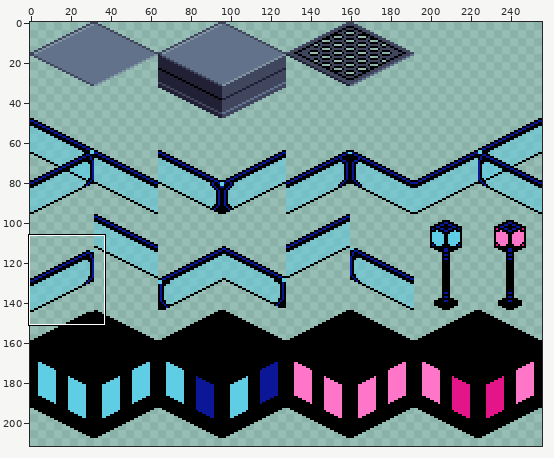
File history of a sprite sheet, Assets/Sprites/Object/level-1-tiles.png. Above, an overview of the earlier version with the close-up marked.
Close-up. Earlier state:
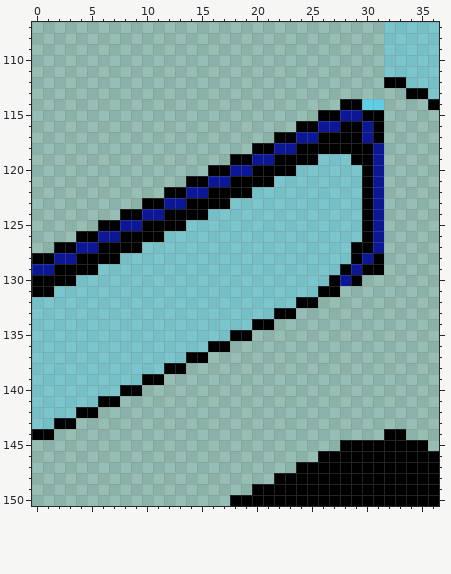
The file is 256x256 pixels. Shown: x 0..36, y 107..150. The wide view leaves out empty margins.
The result:
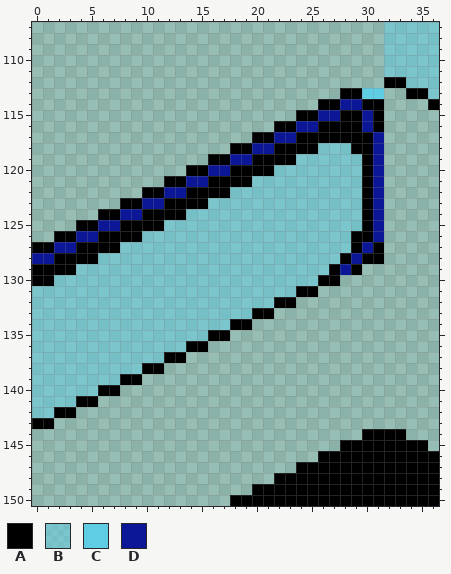
Palette (. is transparent): A #000000  B #5fcde47f  C #5fcde4  D #0c1797
The author wrote: fixed misaligned tile
From old to new:
y 113: x 28..31 .... -> AACC
y 114: x 26..31 ..AACC -> AADDAA
y 115: x 24..30 ..AADDA -> AADDAAD
y 116: x 22..27 ..AADD -> AADDAA
y 117: x 20..25 ..AADD -> AADDAA; x 30..31 DA -> AD
y 118: x 18..23 ..AADD -> AADDAA; x 26..28 AAA -> BBB
y 119: x 16..21 ..AADD -> AADDAA; x 24..25 AA -> BB; x 29 A -> B
y 120: x 14..19 ..AADD -> AADDAA; x 22..23 AA -> BB
y 121: x 12..17 ..AADD -> AADDAA; x 20..21 AA -> BB
y 122: x 10..15 ..AADD -> AADDAA; x 18..19 AA -> BB
y 123: x 8..13 ..AADD -> AADDAA; x 16..17 AA -> BB
y 124: x 6..11 ..AADD -> AADDAA; x 14..15 AA -> BB
y 125: x 4..9 ..AADD -> AADDAA; x 12..13 AA -> BB
y 126: x 2..7 ..AADD -> AADDAA; x 10..11 AA -> BB; x 29 B -> A
y 127: x 0..5 ..AADD -> AADDAA; x 8..9 AA -> BB; x 30..31 AD -> DA
y 128: x 0..3 AADD -> DDAA; x 6..7 AA -> BB; x 28..30 BAD -> ADA
y 129: x 0..1 DD -> AA; x 4..5 AA -> BB; x 27..31 BADAA -> ADA..
y 130: x 2..3 AA -> BB; x 26 B -> A; x 28..29 DA -> ..
y 131: x 0..1 AA -> BB; x 24..27 BBAA -> AA..
y 132: x 22..25 BBAA -> AA..
y 133: x 20..23 BBAA -> AA..
y 134: x 18..21 BBAA -> AA..
y 135: x 16..19 BBAA -> AA..
y 136: x 14..17 BBAA -> AA..
y 137: x 12..15 BBAA -> AA..
y 138: x 10..13 BBAA -> AA..
y 139: x 8..11 BBAA -> AA..
y 140: x 6..9 BBAA -> AA..
y 141: x 4..7 BBAA -> AA..
y 142: x 2..5 BBAA -> AA..
y 143: x 0..3 BBAA -> AA..
y 144: x 0..1 AA -> ..; x 30..31 .. -> AA
Pixel boxes of the changes (left, top, right, bottom) in both close-ups:
changed: (32, 88, 384, 440)
